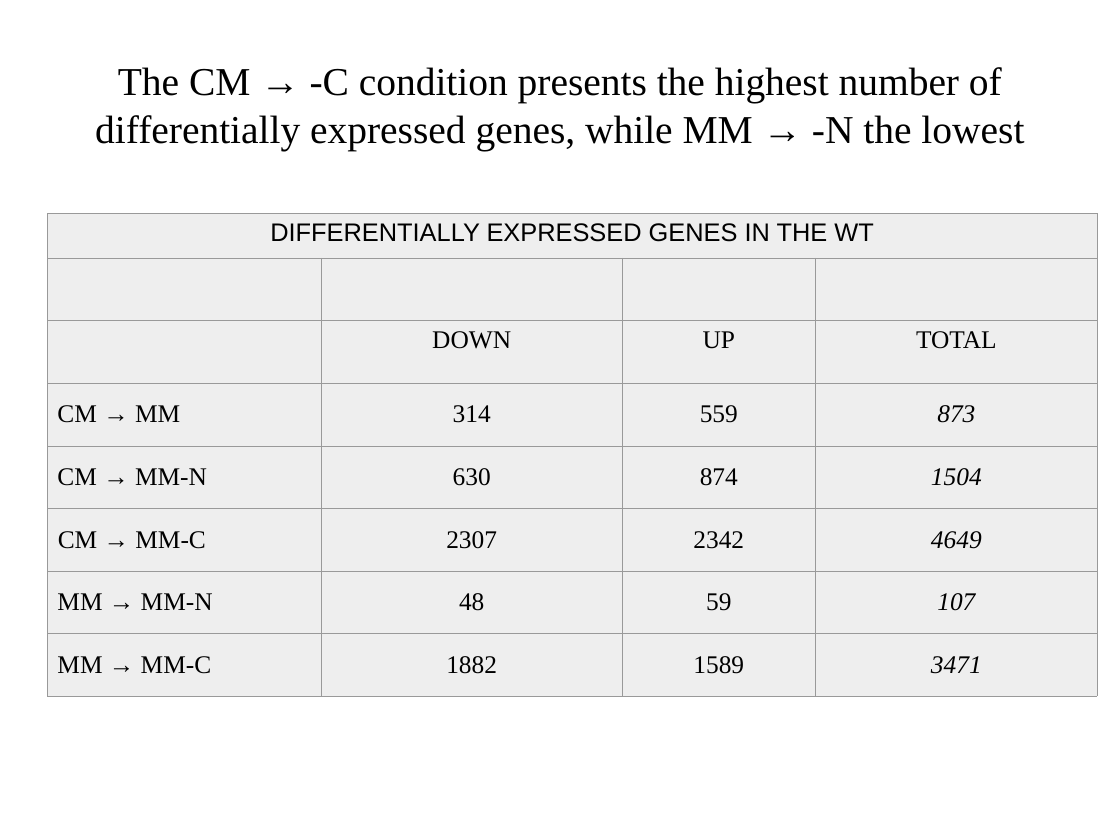
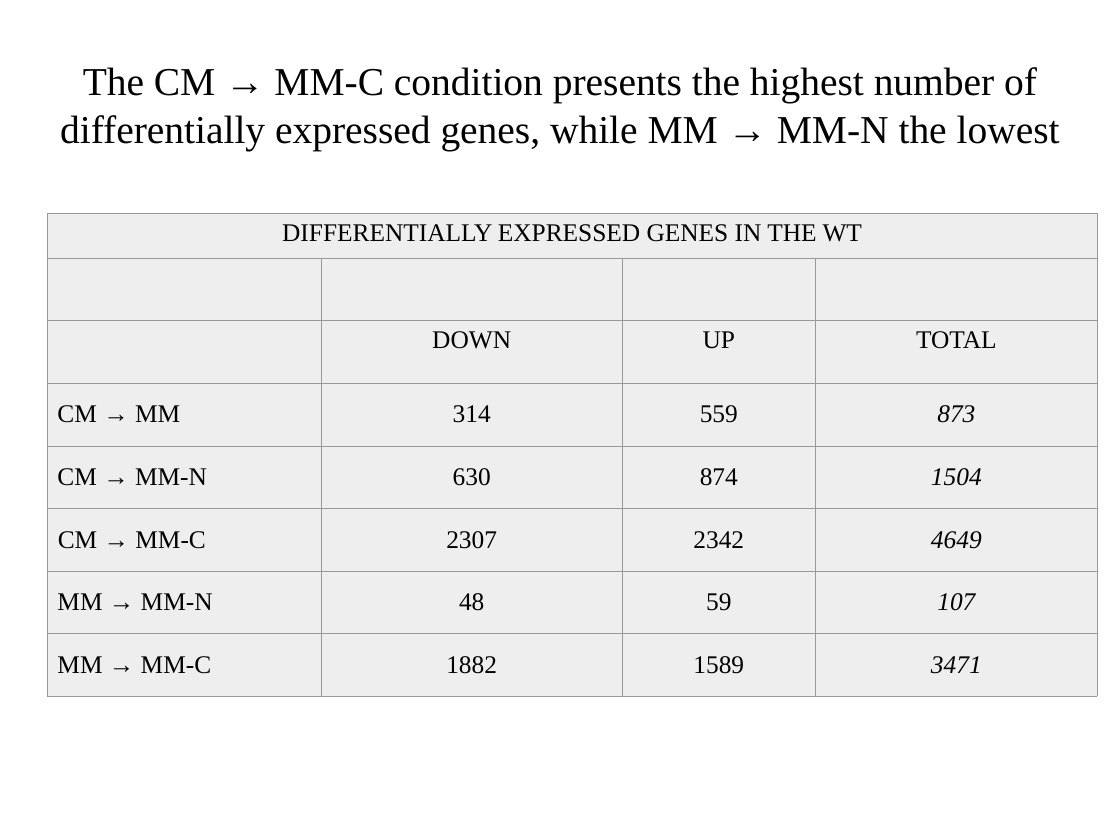
Before and after one commit to wilkinsonlab/m-oryzae-polya, a slide deck: slide 21 of doc/version_21/oryzae_presentation.odp (slide 22 before the commit). Drawn at 1120x840 pixels with LibreOffice and Linux fonts; fonts in the diff are those of the drawing; grey boxes stand for pictures. Boxes give left, top, right and bottom in pixels: in the first picture for what was removed or moved away, otherwise in the second. Text is boxed around its words. In the diff, an @@ line names an element or a change of style, - is before the commit and + after.

```diff
--- a/doc/version_21/oryzae_presentation.odp
+++ b/doc/version_21/oryzae_presentation.odp
@@ title at (60,67,1060,151): text changed @@
-The CM → -C condition presents the highest number of differentially expressed genes, while MM → -N the lowest
+The CM → MM-C condition presents the highest number of differentially expressed genes, while MM → MM-N the lowest
@@ table at (48,213,1097,696) @@
@@ font Arial to Times New Roman in "DIFFERENTIALLY EXPRESSED GENES IN THE WT" @@
```
Also in this commit, not shown: 36 other slides changed, 2 slides added, 4 slides removed, 19 other files.
